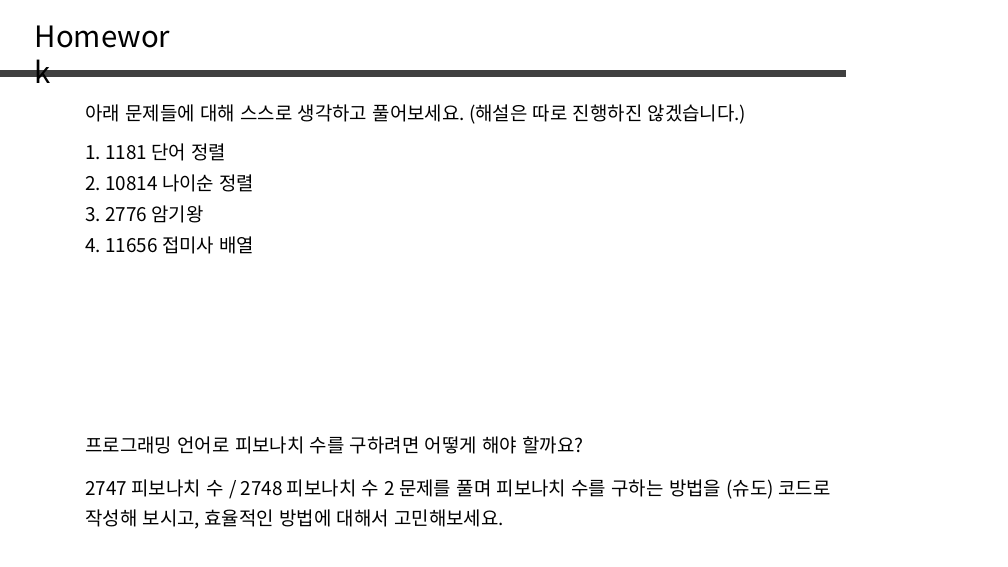
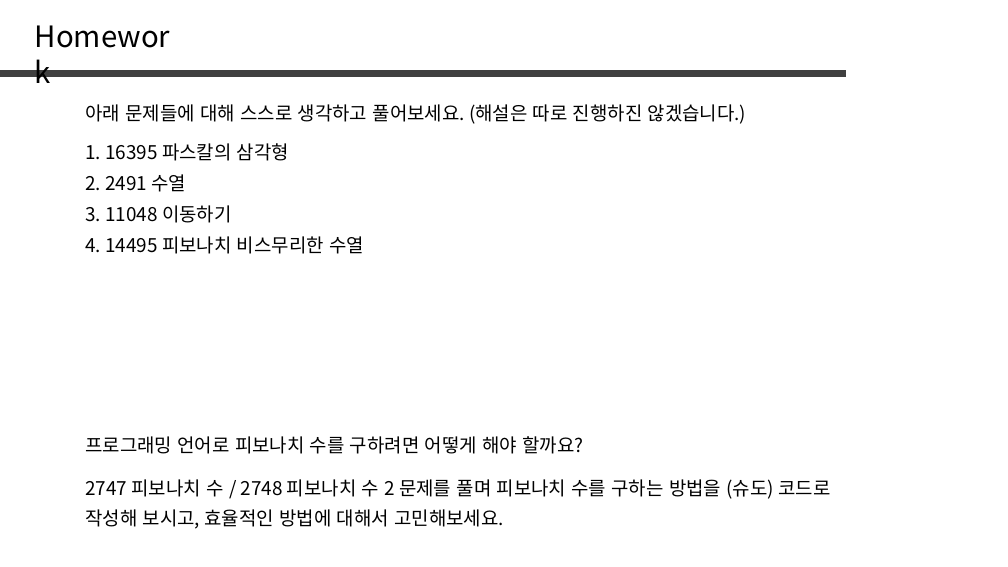
Before and after one commit to jaehoo1/PS-study, a slide deck: slide 22 of study/5_Dynamic Programming.pptx (slide 33 before the commit). Drawn at 1008x567 pixels with LibreOffice and Linux fonts; fonts in the diff are those of the drawing. Boxes give left, top, right and bottom in pixels: in the first picture for what was removed or moved away, otherwise in the second. Text is boxed around its words. In the diff, an @@ line names an element or a change of style, - is before the commit and + after.

```diff
--- a/study/5_Dynamic Programming.pptx
+++ b/study/5_Dynamic Programming.pptx
@@ text at box(85, 143, 289, 161): text changed @@
-1. 1181 단어 정렬
+1. 16395 파스칼의 삼각형
@@ text at box(85, 174, 187, 192): text changed @@
-2. 10814 나이순 정렬
+2. 2491 수열
@@ text at box(85, 205, 232, 223): text changed @@
-3. 2776 암기왕
+3. 11048 이동하기
@@ text at box(85, 236, 364, 254): text changed @@
-4. 11656 접미사 배열
+4. 14495 피보나치 비스무리한 수열
```
Also in this commit, not shown: 8 slides added, 19 slides removed.
